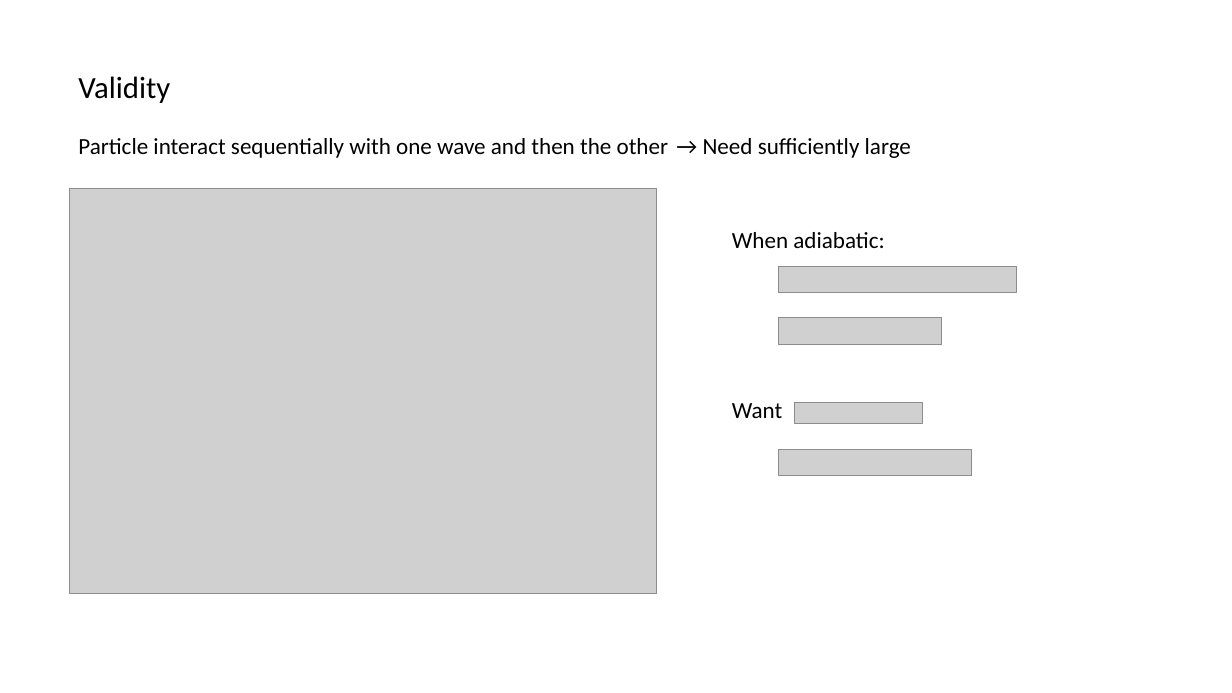
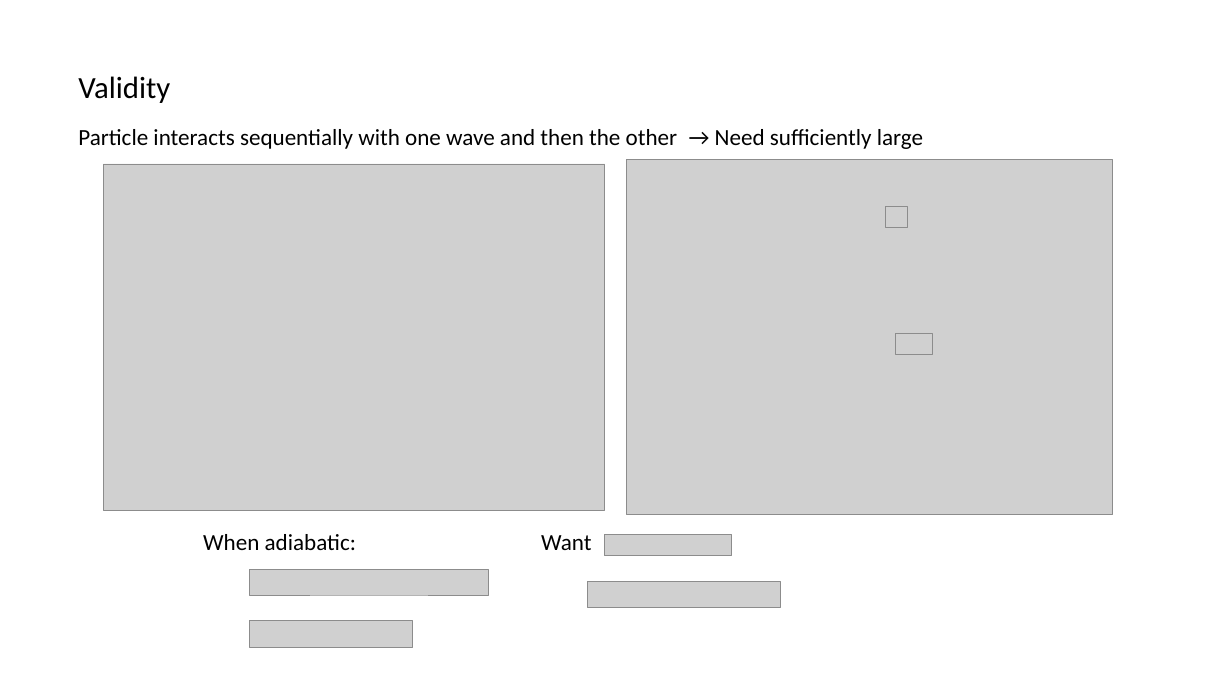
Before and after one commit to huanium/huanium, a slide deck: slide 5 of MIT PhD/ZGS/ZGS -Aug-26-2022/BUI-ZGS-Aug-26-2022.pptx. Drawn at 1232x693 pixels with LibreOffice and Linux fonts; fonts in the diff are those of the drawing; grey boxes stand for pictures; background and template pictures are left out. Boxes give left, top, right and bottom in pixels: in the first picture for what was removed or moved away, otherwise in the second. Text is boxed around its words. In the diff, an @@ line names an element or a change of style, - is before the commit and + after.

```diff
--- a/MIT PhD/ZGS/ZGS -Aug-26-2022/BUI-ZGS-Aug-26-2022.pptx
+++ b/MIT PhD/ZGS/ZGS -Aug-26-2022/BUI-ZGS-Aug-26-2022.pptx
@@ text "→ Need sufficiently large": place and size @@
-text "→ Need sufficiently large" at [703,138,911,158]
+text "→ Need sufficiently large" at [715,129,923,149]
@@ text at [78,129,678,149]: text changed @@
-Particle interact sequentially with one wave and then the other
+Particle interacts sequentially with one wave and then the other
@@ picture: place and size @@
-picture at [69,189,657,594]
+picture at [104,164,605,510]
@@ picture added at [628,160,1113,516] @@
@@ picture added at [885,206,908,227] @@
@@ picture added at [897,334,933,355] @@
@@ text "When adiabatic:": place and size @@
-text "When adiabatic:" at [732,232,884,248]
+text "When adiabatic:" at [203,534,356,550]
@@ 2 pictures, 1 text: place and size @@
-2 pictures, 1 text at [732,402,972,476]
+2 pictures, 1 text at [541,534,781,608]
@@ picture: place and size @@
-picture at [779,266,1018,292]
+picture at [250,569,488,595]
@@ picture: place and size @@
-picture at [779,318,942,345]
+picture at [250,621,412,648]
```
Also in this commit, not shown: 3 other slides changed, 1 slide added, 3 other files.
